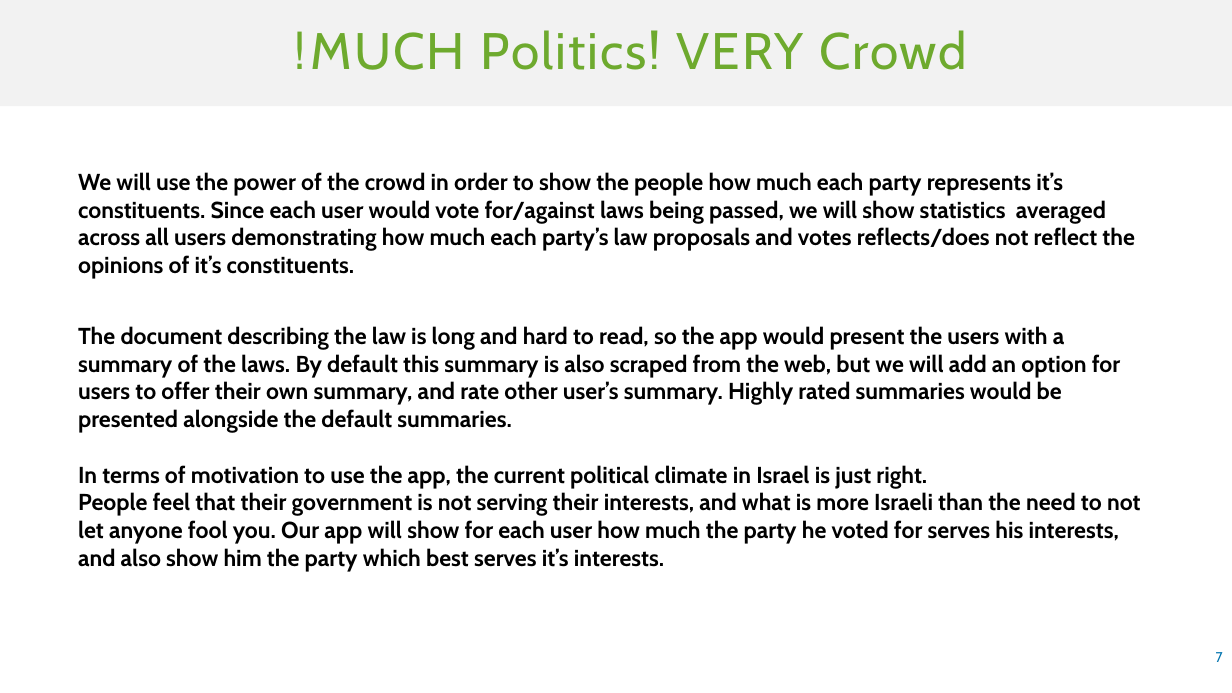
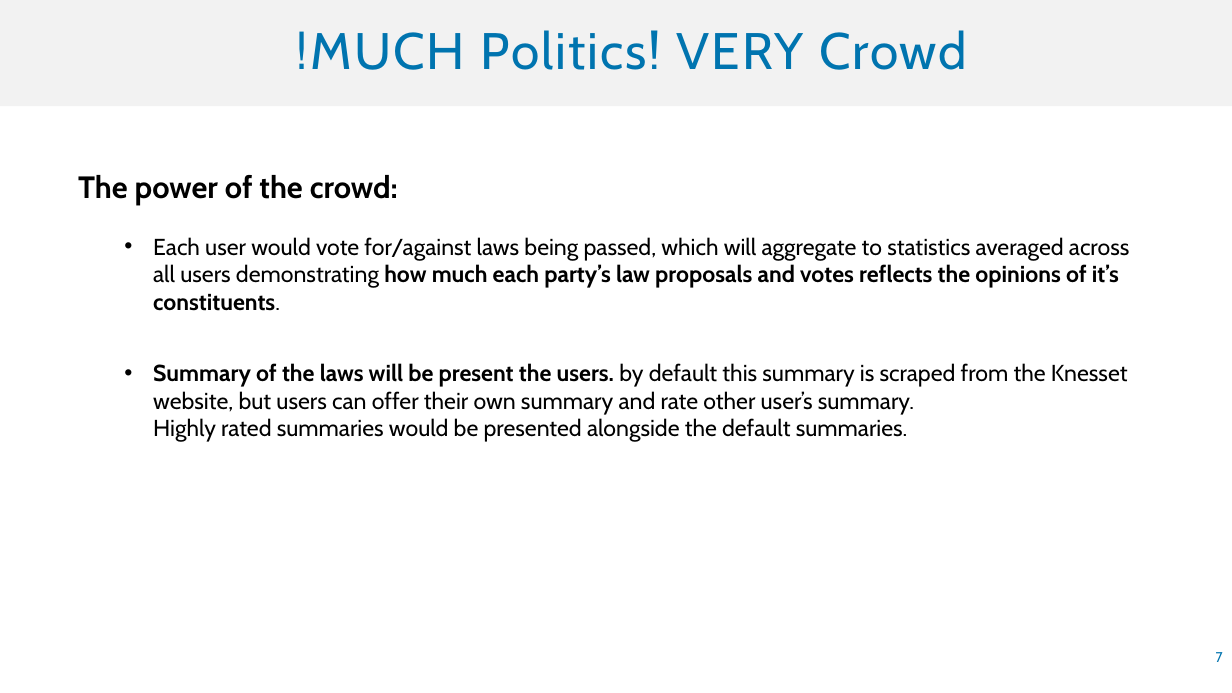
Before and after one commit to idantavor/PoliticalCrowd, a slide deck: slide 7 of CrowdPresentation.pptx. Drawn at 1232x693 pixels with LibreOffice and Linux fonts; fonts in the diff are those of the drawing. Boxes give left, top, right and bottom in pixels: in the first picture for what was removed or moved away, otherwise in the second. Text is boxed around its words. In the diff, an @@ line names an element or a change of style, - is before the commit and + after.

```diff
--- a/CrowdPresentation.pptx
+++ b/CrowdPresentation.pptx
@@ title "MUCH Politics! VERY Crowd!" at <box>0,0,1232,106</box>: text colour #6EAA2E to #0074AF @@
@@ text at <box>78,175,1130,442</box>: text changed; bold off @@
-We will use the power of the crowd in order to show the people how much each party represents it’s constituents. Since each user would vote for/against laws being passed, we will show statistics averaged across all users demonstrating how much each party’s law proposals and votes reflects/does not reflect the opinions of it’s constituents.
-The document describing the law is long and hard to read, so the app would present the users with a summary of the laws. By default this summary is also scraped from the web, but we will add an option for users to offer their own summary, and rate other user’s summary. Highly rated summaries would be presented alongside the default summaries.
-In terms of motivation to use the app, the current political climate in Israel is just right.
-People feel that their government is not serving their interests, and what is more Israeli than the need to not let anyone fool you. Our app will show for each user how much the party he voted for serves his interests, and also show him the party which best serves it’s interests.
+The power of the crowd:
+  • Each user would vote for/against laws being passed, which will aggregate to statistics averaged across all users demonstrating how much each party’s law proposals and votes reflects the opinions of it’s constituents.
+  • Summary of the laws will be present the users. by default this summary is scraped from the Knesset website, but users can offer their own summary and rate other user’s summary.
+    Highly rated summaries would be presented alongside the default summaries.
```
Also in this commit, not shown: 1 other slide changed.
